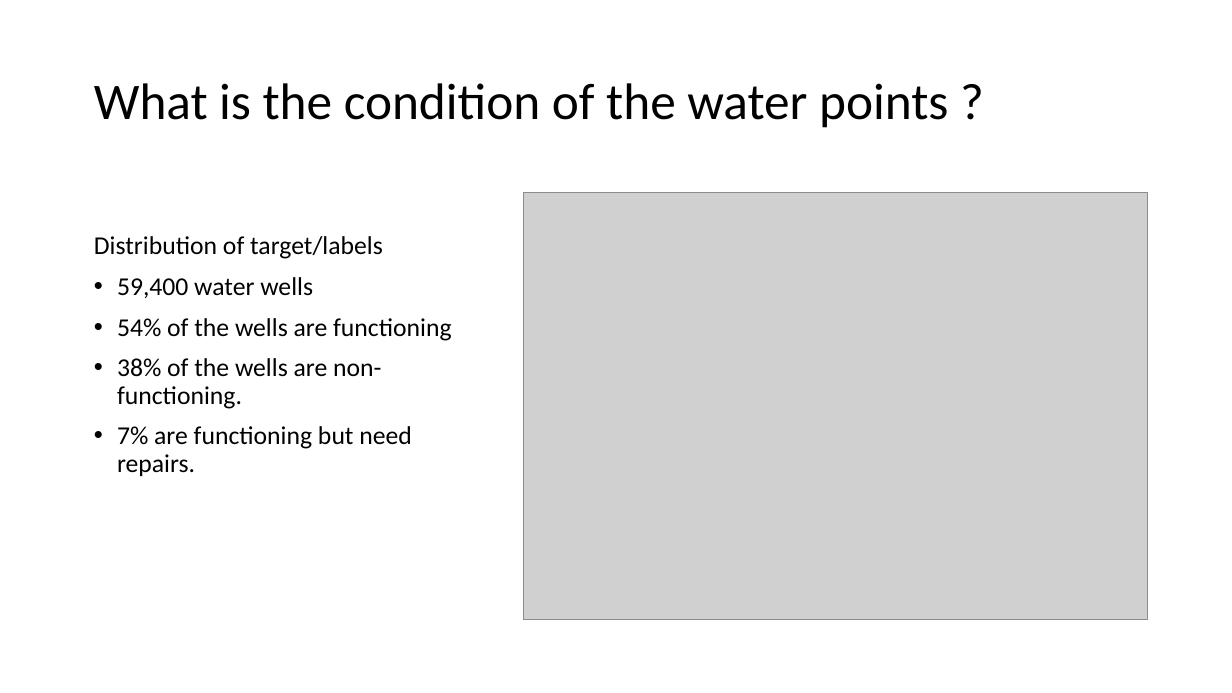
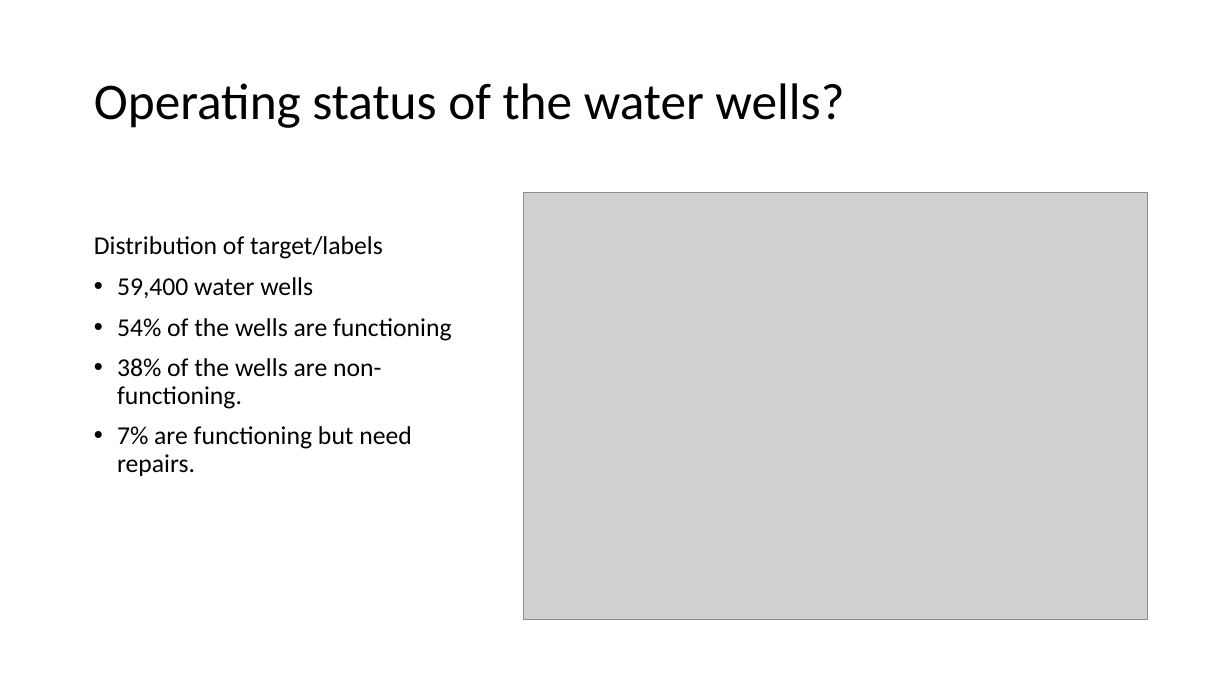
Before and after one commit to davidrtorres/Model-3-Tanzania-Water-Crisis, a slide deck: slide 4 of Presentation1.pptx (slide 3 before the commit). Drawn at 1232x693 pixels with LibreOffice and Linux fonts; fonts in the diff are those of the drawing; grey boxes stand for pictures. Boxes give left, top, right and bottom in pixels: in the first picture for what was removed or moved away, otherwise in the second. Text is boxed around its words. In the diff, an @@ line names an element or a change of style, - is before the commit and + after.

```diff
--- a/Presentation1.pptx
+++ b/Presentation1.pptx
@@ title at box(94, 83, 844, 128): text changed @@
-What is the condition of the water points ?
+Operating status of the water wells?
```
Also in this commit, not shown: 6 other slides changed, 3 slides added, 3 other files.
